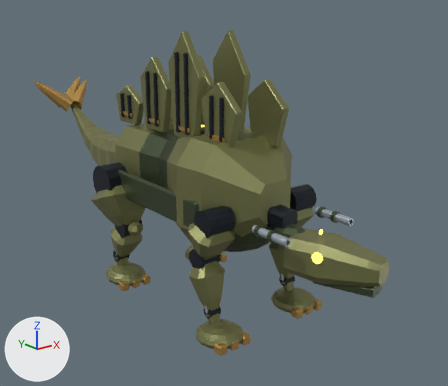
Two versions of the Blender file out/mech_reference/m06/m06.blend, one commit apart.
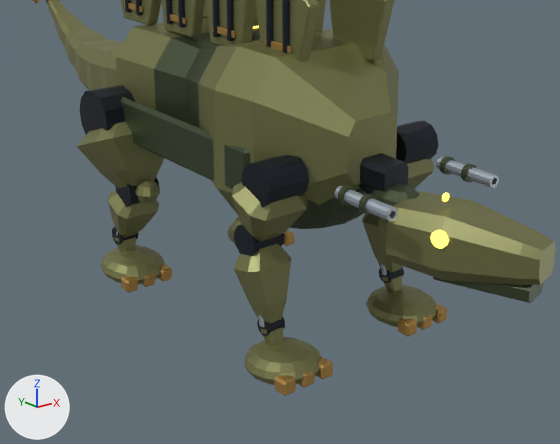
Each version is shown whole from a 50 mm lens placed at (-6.46, -8.68, 5.26), pointed at (0.6, 0.15, 1.73), then close up on the part from 10% to 88% of the width and 28% to 100% of the height. Lighting does not change. The marker at lower left points along +X, +Y and +Z. The last two pictures show the newer version.

The older version as bpy lines, for what is in view:
```python
me_elephantine_foot_armor = bpy.data.meshes.new('Elephantine foot armor')
me_elephantine_foot_armor.from_pydata(...)  # 144 vertices, 128 faces; spans x -0.39..0.39, y -0.425..0.425, z -0.175..0.175
me_elephantine_foot_armor.materials.append(mat_armor)  # yellow #828456
me_light_muzzle_emission = bpy.data.meshes.new('Light muzzle emission')
me_light_muzzle_emission.from_pydata(...)  # a 12-sided cylinder along y spanning x -0.045..0.045, y -0.007..0.007, z -0.045..0.045
me_light_muzzle_emission.materials.append(mat_glow)  # yellow #e6ce61, glowing yellow #e6ce61
ob_elephantine_foot_armor = bpy.data.objects.new('Elephantine foot armor', me_elephantine_foot_armor)
ob_elephantine_foot_armor.parent = ob_toe_fl
ob_elephantine_foot_armor.location = (0.0, -0.1, -0.08)
ob_leg_hl = bpy.data.objects.new('leg_HL', None)
ob_leg_hl.parent = ob_pelvis
ob_leg_hl.location = (0.903, 0.096, -0.12)
ob_leg_hl.rotation_euler = (-0.00912, 0.0, 0.0)  # degrees (-0.5, 0, 0)
ob_leg_hr = bpy.data.objects.new('leg_HR', None)
ob_leg_hr.parent = ob_pelvis
ob_leg_hr.location = (-0.903, 0.096, -0.12)
ob_leg_hr.rotation_euler = (0.0446, 0.0, 0.0)  # degrees (2.6, 0, 0)
ob_light_muzzle_emission = bpy.data.objects.new('Light muzzle emission', me_light_muzzle_emission)
ob_light_muzzle_emission.parent = ob_light_muzzle
ob_light_muzzle_emission.location = (0.0, 0.0, 0.0)
# also in view: 'Eight pentagonal launch backplates.001' at (-0.4, 0.85, 3.62); 'Eight pentagonal launch backplates.003' at (-0.4, -1.03, 3.49); 'Humerus anatomical armor.001' at (-0.9, -1.39, 1.62); 'Radius ulna anatomical armor' at (0.9, -1.23, 0.83); 'Femur hinge.001' at (-0.9, 1.5, 1.96)
```
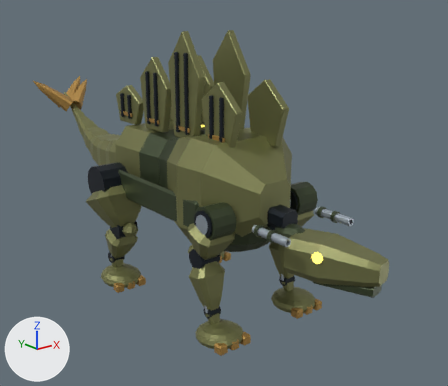
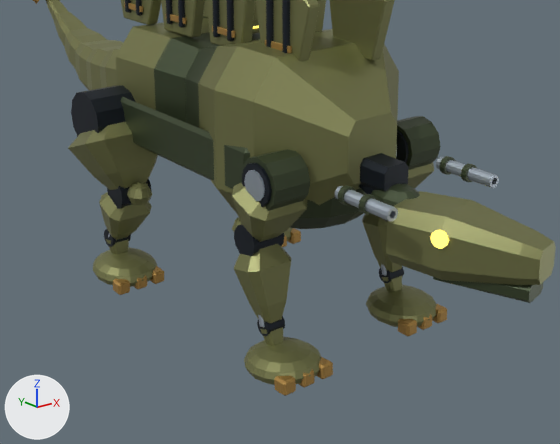
ob_leg_hl is not drawn itself; it is the parent of ob_leg_hl_0, ob_femur_load_rod, ob_femur_anatomical_armor, ob_femur_hinge.
ob_leg_hr is not drawn itself; it is the parent of ob_leg_hr_0, ob_femur_load_rod_001, ob_femur_anatomical_armor_001, ob_femur_hinge_001.

The edits, one by one:
Mesh me_scapular_outboard_articulation_cap_001 is new.
It is a 12-sided cylinder along x spanning x -0.025..0.025, y -0.155..0.155, z -0.155..0.155.
It uses material mat_steel (light grey #b1bcc7).
Mesh me_scapular_exposed_joint_socket_001 is new.
It has 48 vertices, 48 faces and spans x -0.212..0.212, y -0.275..0.275, z -0.275..0.275.
It uses material mat_shade (dark green #424d35).
Object 'leg_HL' (ob_leg_hl) moves from (0.903, 0.096, -0.12) to (1.013, 0.096, -0.12).
Object 'leg_HR' (ob_leg_hr) moves from (-0.903, 0.096, -0.12) to (-1.013, 0.096, -0.12).
Object 'Light muzzle emission' (ob_light_muzzle_emission) is deleted.
Object 'Scapular outboard articulation cap.001' (ob_scapular_outboard_articulation_cap_001) is new; it shows me_scapular_outboard_articulation_cap_001.
Its parent is ob_leg_fr.
Its location is (-0.23, 0.0, 0.0).
Object 'Scapular exposed joint socket.001' (ob_scapular_exposed_joint_socket_001) is new; it shows me_scapular_exposed_joint_socket_001.
Its parent is ob_leg_fr.
Its location is (0.0, 0.0, 0.0).
Object 'Scapular exposed joint socket' (ob_scapular_exposed_joint_socket) is new; it shows a copy of me_scapular_exposed_joint_socket_001.
Its parent is ob_leg_fl.
Its location is (0.0, 0.0, 0.0).

Where the change shows, as pixel boxes (x1, y1, x2, y2) in the close-ups (560 x 444 px):
'Femur anatomical armor.001', moved: before (77, 122, 164, 188); after (68, 122, 158, 190)
'Scapular exposed joint socket.001', added (dark green): after (241, 149, 310, 211)
'Femur hinge.001', moved: before (80, 85, 135, 135); after (71, 85, 135, 137)
'Elephantine foot armor.003', moved: before (101, 245, 165, 284); after (93, 247, 157, 287)
'Tibia fibula anatomical armor.001', moved: before (108, 190, 159, 238); after (99, 192, 152, 240)
'Scapular exposed joint socket', added: after (397, 116, 441, 170)
'Forward stifle cap.001', moved: before (135, 181, 160, 203); after (127, 183, 152, 205)
'Tibia fibula hinge.001', moved: before (115, 177, 160, 207); after (107, 179, 152, 209)
'Scapular outboard articulation cap.001', added: after (244, 170, 265, 201)
'Foot nail.009', moved: before (121, 276, 138, 293); after (113, 279, 130, 295)
'Metatarsal anatomical armor.001', moved: before (114, 237, 137, 252); after (106, 239, 129, 254)
'Foot nail.011', moved: before (158, 264, 172, 282); after (150, 266, 164, 284)
'Metatarsal hinge.001', moved: before (112, 227, 139, 245); after (104, 229, 131, 247)
'Foot nail.008', moved: before (283, 230, 295, 246); after (288, 228, 301, 244)
'Foot nail.010', moved: before (142, 273, 155, 287); after (134, 275, 147, 289)
'Elephantine foot armor.002', moved (mostly hidden): before (227, 223, 286, 243); after (284, 228, 292, 241)
'Light muzzle emission', deleted: before (442, 192, 450, 202)
'Humerus hinge.001', unchanged, covered by the edit: before (242, 155, 309, 207); after (242, 163, 272, 207)
'Humerus hinge', unchanged, covered by the edit: before (396, 121, 439, 164); after (396, 130, 409, 163)
